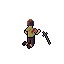
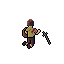
Two versions of the same layered image (64x64). Layer-by-layer changes:
added layer "Shield" above "Weapon" over bbox(22, 27, 27, 38)
